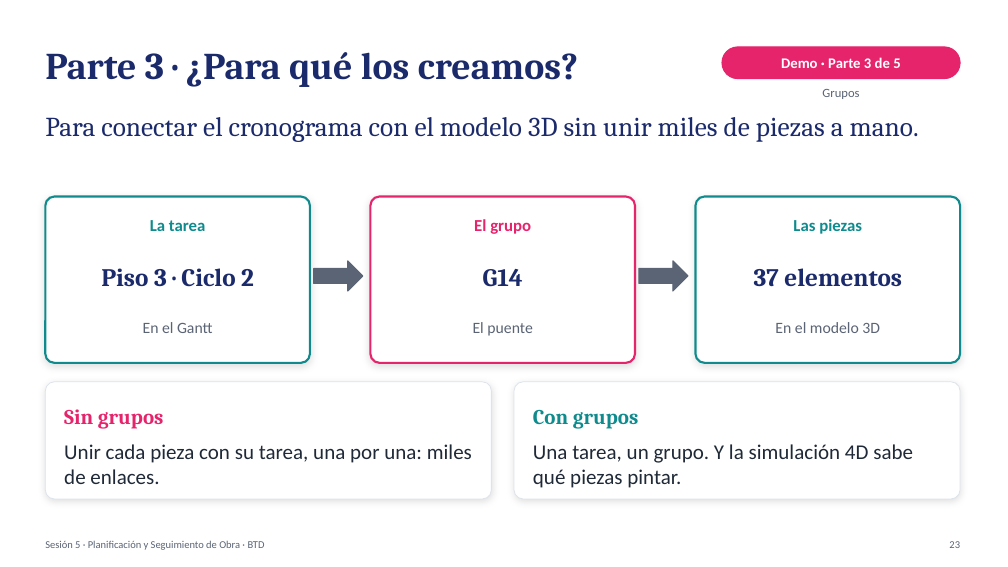
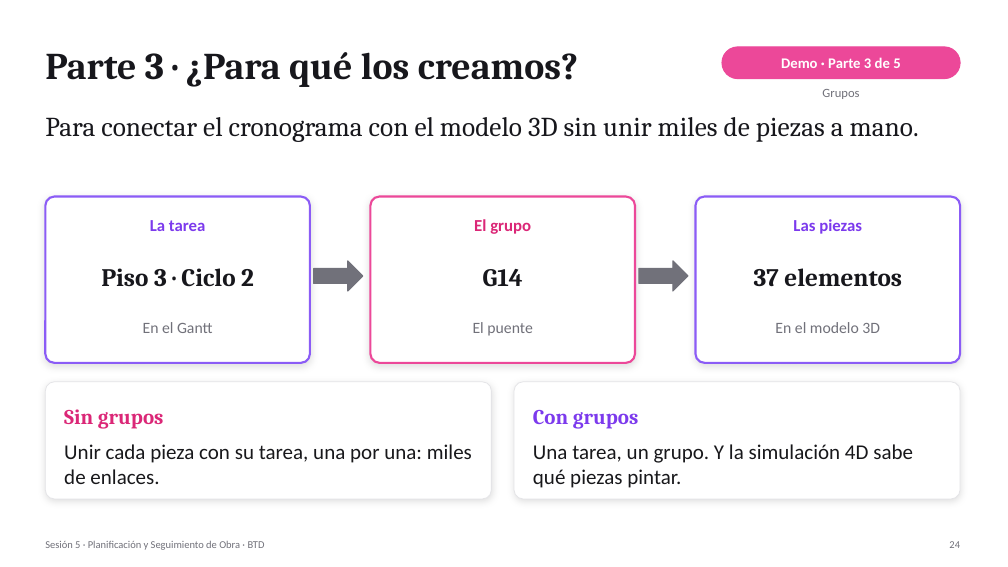
Before and after one commit to gjordanp/opengantt-bim, a slide deck: slide 24 of docs/clase/Sesion5-4D-BIM-Opengantt-v3.pptx (slide 23 before the commit). Drawn at 1008x567 pixels with LibreOffice and Linux fonts; fonts in the diff are those of the drawing. Boxes give left, top, right and bottom in pixels: in the first picture for what was removed or moved away, otherwise in the second. Text is boxed around its words. In the diff, an @@ line names an element or a change of style, - is before the commit and + after.

```diff
--- a/docs/clase/Sesion5-4D-BIM-Opengantt-v3.pptx
+++ b/docs/clase/Sesion5-4D-BIM-Opengantt-v3.pptx
@@ rounded rectangle at (x1=722, y1=47, x2=960, y2=79): fill #E6246B to #EC4899; outline #E6246B 1 pt to #EC4899 1 pt @@
@@ rounded rectangle at (x1=45, y1=197, x2=310, y2=363): outline #0F8B8D 2 pt to #8B5CF6 2 pt @@
@@ rounded rectangle at (x1=371, y1=197, x2=635, y2=363): outline #E6246B 2 pt to #EC4899 2 pt @@
@@ rounded rectangle at (x1=696, y1=197, x2=960, y2=363): outline #0F8B8D 2 pt to #8B5CF6 2 pt @@
@@ right arrow at (x1=314, y1=261, x2=363, y2=291): fill #5B6475 to #71717A; outline #5B6475 1 pt to #71717A 1 pt @@
@@ right arrow at (x1=639, y1=261, x2=688, y2=291): fill #5B6475 to #71717A; outline #5B6475 1 pt to #71717A 1 pt @@
@@ text colour #1B2A6B to #17171C in 5 elements at (x1=45, y1=52, x2=578, y2=87), (x1=45, y1=117, x2=919, y2=142), (x1=101, y1=268, x2=254, y2=287), (x1=483, y1=269, x2=523, y2=287), (x1=754, y1=268, x2=902, y2=287) @@
@@ rounded rectangle at (x1=45, y1=382, x2=492, y2=499): outline #DDE3EA 0.75 pt to #E4E4E7 0.75 pt @@
@@ rounded rectangle at (x1=514, y1=382, x2=960, y2=499): outline #DDE3EA 0.75 pt to #E4E4E7 0.75 pt @@
@@ text colour #0F8B8D to #7C3AED in 3 elements at (x1=150, y1=220, x2=205, y2=231), (x1=793, y1=219, x2=862, y2=234), (x1=533, y1=410, x2=639, y2=429) @@
@@ text "Unir cada pieza con su ..." at (x1=64, y1=444, x2=472, y2=484): text colour #1F2937 to #18181B @@
@@ text "Una tarea, un grupo. Y ..." at (x1=533, y1=444, x2=913, y2=488): text colour #1F2937 to #18181B @@
@@ text colour #5B6475 to #71717A in 5 elements at (x1=822, y1=89, x2=859, y2=99), (x1=143, y1=322, x2=213, y2=333), (x1=473, y1=322, x2=532, y2=336), (x1=775, y1=322, x2=880, y2=333), (x1=45, y1=541, x2=265, y2=550) @@
@@ text at (x1=949, y1=541, x2=960, y2=548): text changed; text colour #5B6475 to #71717A @@
-23
+24
```
Also in this commit, not shown: 31 other slides changed, 1 other file.
